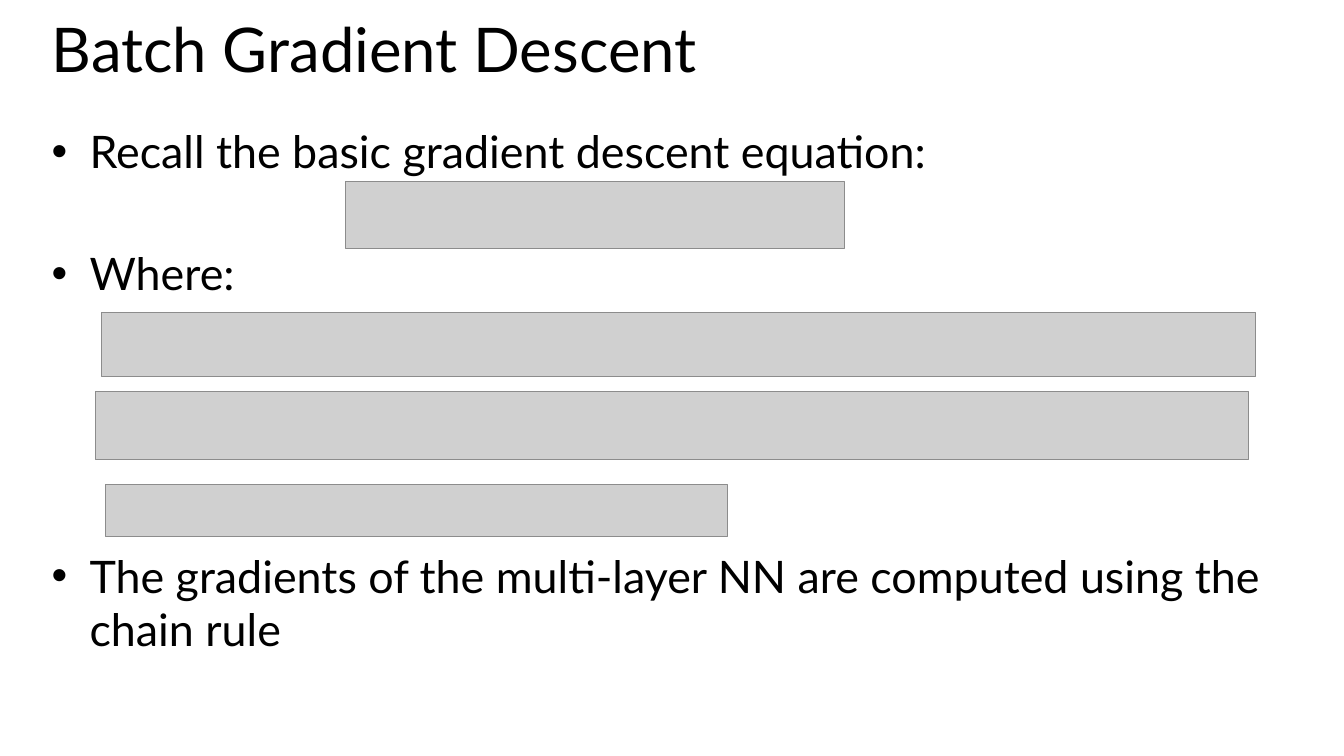
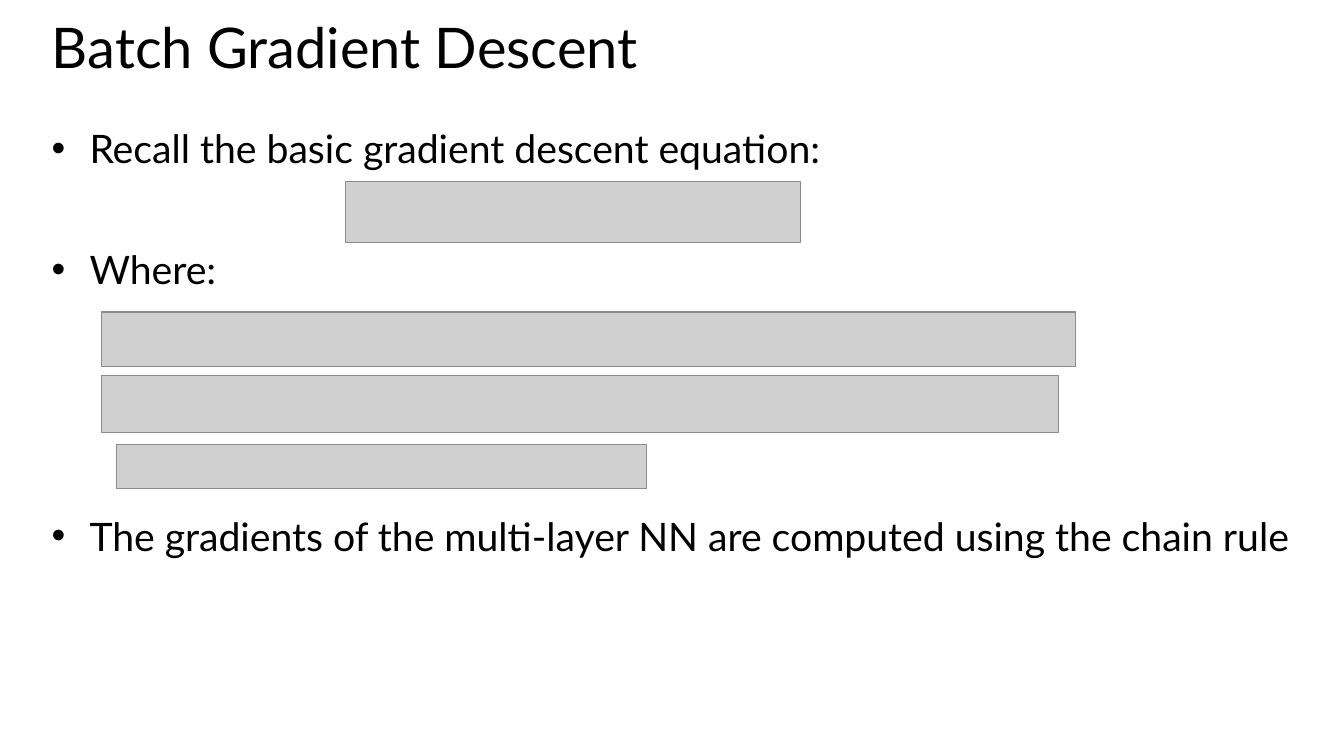
Before and after one commit to StephenElston/CSCI-E25, a slide deck: slide 29 of Slides/7_RegularizationAndOptimization.pptx. Drawn at 1344x756 pixels with LibreOffice and Linux fonts; fonts in the diff are those of the drawing; grey boxes stand for pictures. Boxes give left, top, right and bottom in pixels: in the first picture for what was removed or moved away, otherwise in the second. Text is boxed around its words. In the diff, an @@ line names an element or a change of style, - is before the commit and + after.

```diff
--- a/Slides/7_RegularizationAndOptimization.pptx
+++ b/Slides/7_RegularizationAndOptimization.pptx
@@ title "Batch Gradient Descent" at box(52, 26, 638, 69): size 44 to 40 pt @@
@@ picture: place and size @@
-picture at box(346, 181, 844, 248)
+picture at box(346, 181, 801, 243)
@@ picture: place and size @@
-picture at box(102, 313, 1256, 377)
+picture at box(102, 313, 1076, 367)
@@ picture: place and size @@
-picture at box(96, 391, 1249, 460)
+picture at box(102, 376, 1060, 433)
@@ picture: place and size @@
-picture at box(106, 484, 728, 536)
+picture at box(117, 445, 646, 489)
@@ size 32 to 28 pt in 3 elements at box(90, 134, 821, 170), box(90, 255, 217, 285), box(90, 522, 1289, 558) @@
@@ text "The gradients of the multi-layer ...": place and size @@
-text "The gradients of the multi-layer ..." at box(90, 560, 1260, 647)
+text "The gradients of the multi-layer ..." at box(90, 522, 1289, 558)
```
Also in this commit, not shown: 19 other slides changed, 1 slide added.
